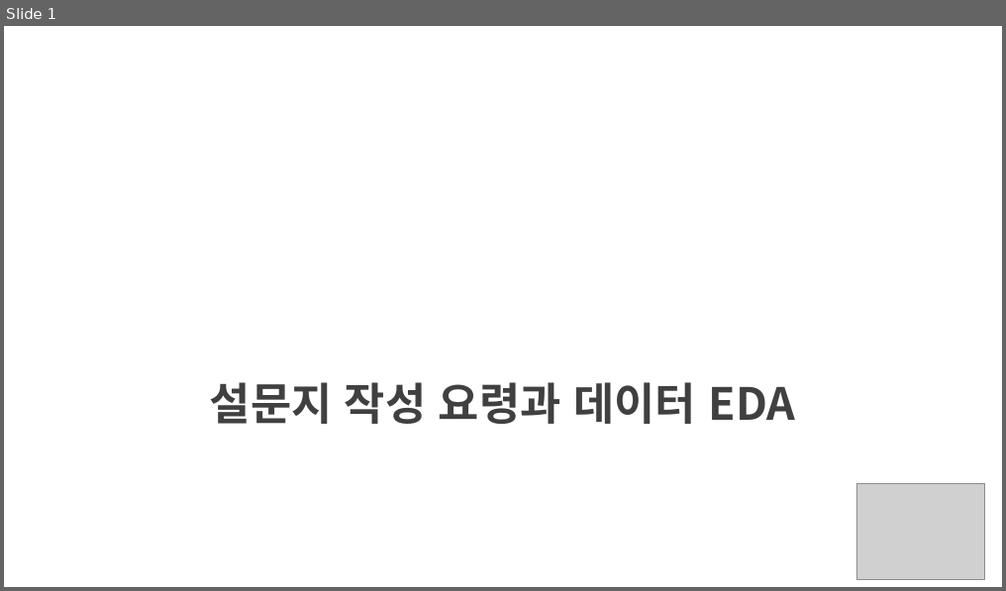
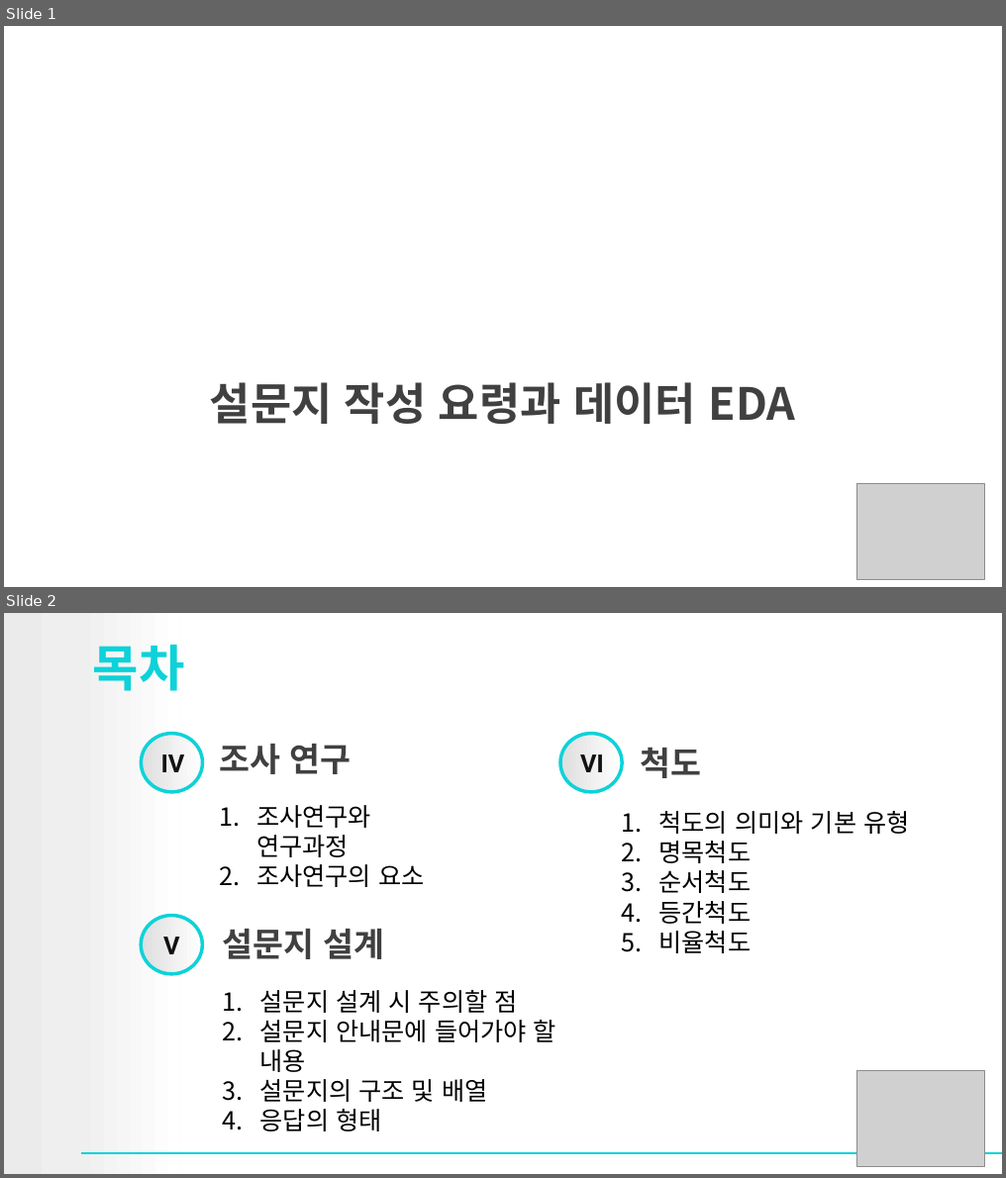
Before and after one commit to kyunleader/-, a slide deck: 과학교 2주차 발표자료.pptx. Shown one above the other, each under a label of ours: slide 1 before the commit, slides 1 and 2 after it. The pictures are 1006x591 and 1006x1178 pixels, drawn with LibreOffice and Linux fonts; fonts in the diff are those of the drawing; grey boxes stand for pictures; background and template pictures are left out. Boxes give left, top, right and bottom in pixels: in the first picture for what was removed or moved away, otherwise in the second. Text is boxed around its words. In the diff, an @@ line names an element or a change of style, - is before the commit and + after.

```diff
--- a/과학교 2주차 발표자료.pptx
+++ b/과학교 2주차 발표자료.pptx
@@ slide 2 added at (4,613,1002,1174), background #FFFFFF @@
@@ rectangle added at (4,613,180,1173), fill gradient #EBEBEB to #EFEFEF to #FFFFFF @@
@@ title added at (93,645,185,691), 36 pt, text #0DD2D9, bold @@
+목차
@@ ellipse added at (141,734,203,792), fill gradient #DEDEDE to #FFFFFF, outline #0DD2D9 2.5 pt @@
@@ text added at (161,755,185,772), 18 pt, text #111111, bold @@
+Ⅳ
@@ text added at (219,744,350,774), 24 pt, text #404040, bold @@
+조사 연구
@@ ellipse added at (560,734,623,792), fill gradient #DEDEDE to #FFFFFF, outline #0DD2D9 2.5 pt @@
@@ text added at (580,755,604,772), 18 pt, text #111111, bold @@
+Ⅵ
@@ text added at (641,747,702,778), 24 pt, text #404040, bold @@
+척도
@@ text added at (256,805,424,887), 18 pt, text #000000 @@
+1. 조사연구와 연구과정
+2. 조사연구의 요소
@@ text added at (659,811,909,954), 18 pt, text #000000 @@
+1. 척도의 의미와 기본 유형
+2. 명목척도
+3. 순서척도
+4. 등간척도
+5. 비율척도
@@ ellipse added at (141,915,203,974), fill gradient #DEDEDE to #FFFFFF, outline #0DD2D9 2.5 pt @@
@@ text added at (163,937,179,955), 18 pt, text #111111, bold @@
+Ⅴ
@@ text added at (223,929,385,959), 24 pt, text #404040, bold @@
+설문지 설계
@@ text added at (260,990,556,1132), 18 pt, text #000000 @@
+1. 설문지 설계 시 주의할 점
+2. 설문지 안내문에 들어가야 할 내용
+3. 설문지의 구조 및 배열
+4. 응답의 형태
@@ picture added at (856,1071,985,1166) @@
@@ line added from (82, 1154) to (1002, 1154), #0DD2D9 1 pt @@
```
Also in this commit, not shown: 2 slides changed, 27 other slides added, 23 slides removed.
